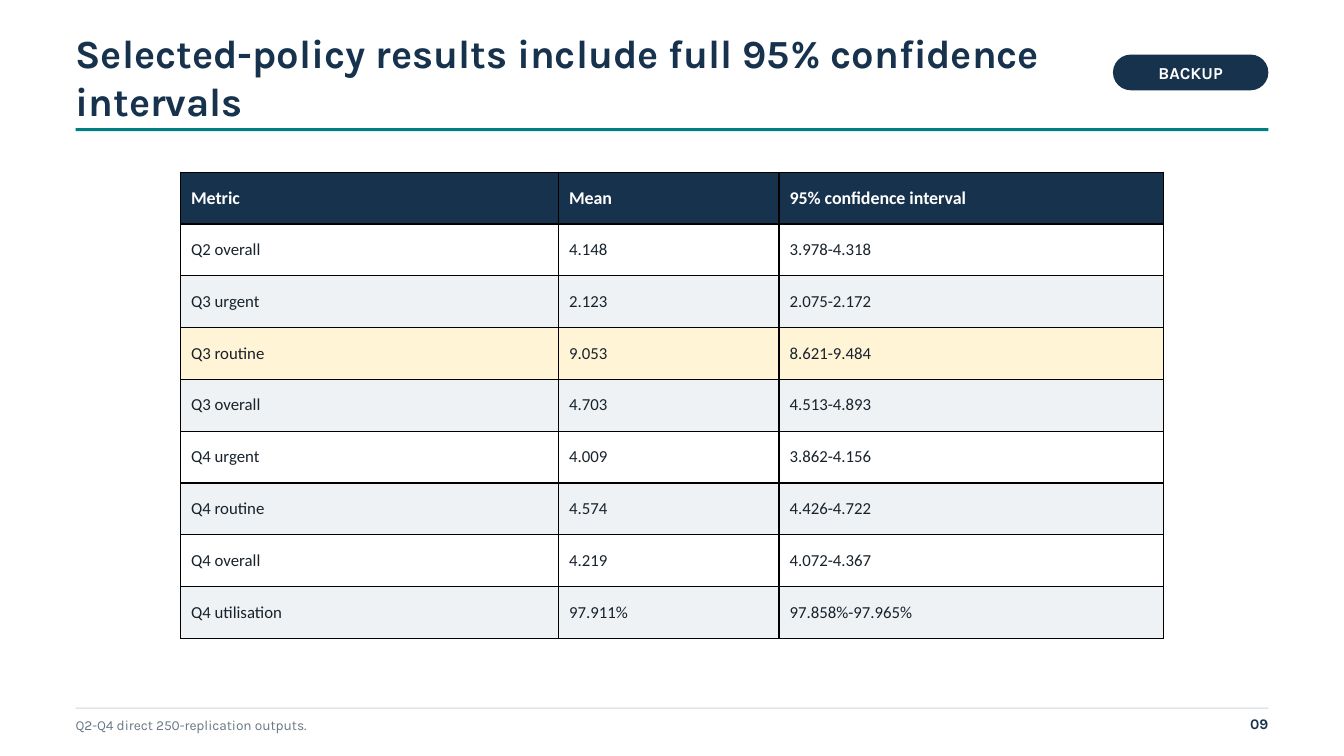
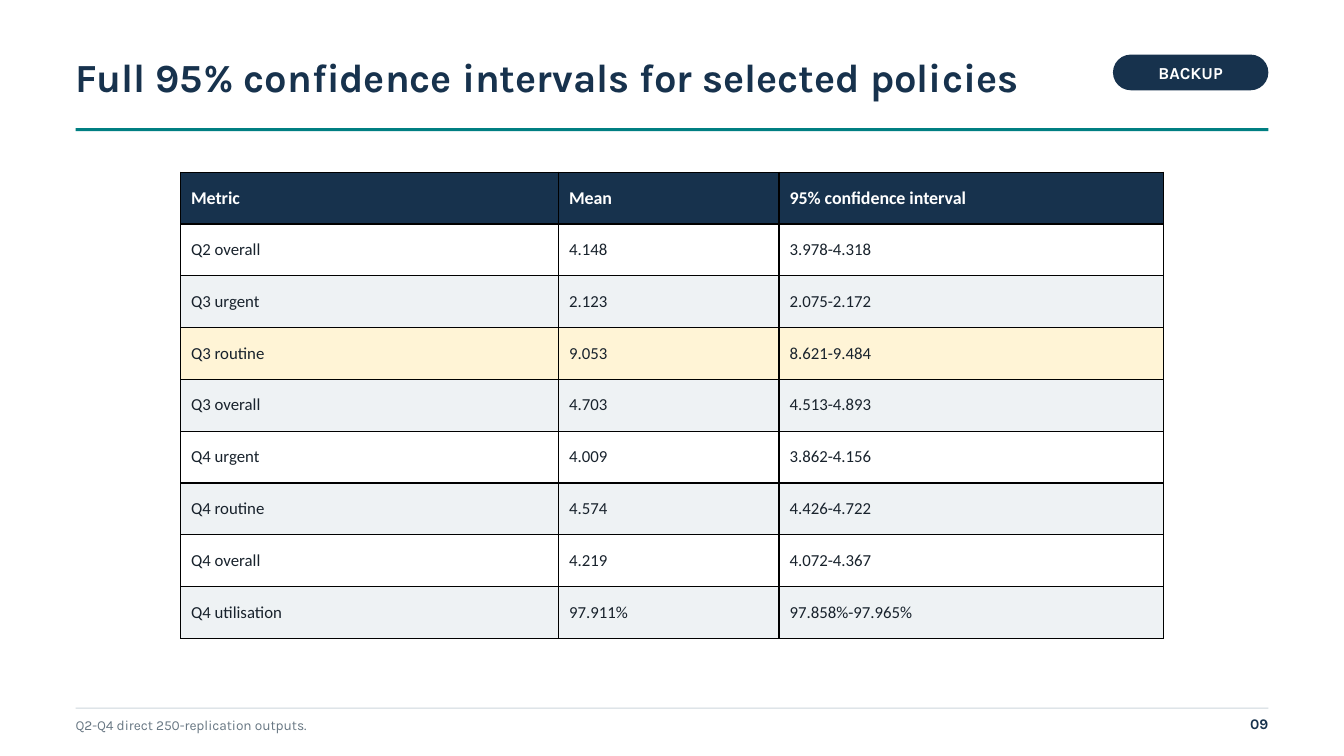
Before and after one commit to KONEMK23/high-load-outpatient-appointment-scheduling, a slide deck: slide 9 of outputs/zw1f25_MATH6185_presentation/zw1f25_MATH6185_Presentation.pptx. Drawn at 1344x756 pixels with LibreOffice and Linux fonts; fonts in the diff are those of the drawing. Boxes give left, top, right and bottom in pixels: in the first picture for what was removed or moved away, otherwise in the second. Text is boxed around its words. In the diff, an @@ line names an element or a change of style, - is before the commit and + after.

```diff
--- a/outputs/zw1f25_MATH6185_presentation/zw1f25_MATH6185_Presentation.pptx
+++ b/outputs/zw1f25_MATH6185_presentation/zw1f25_MATH6185_Presentation.pptx
@@ text at [76, 63, 1018, 102]: text changed @@
-Selected-policy results include full 95% confidence intervals
+Full 95% confidence intervals for selected policies
```
Also in this commit, not shown: 1 other slide changed, 5 other files.
